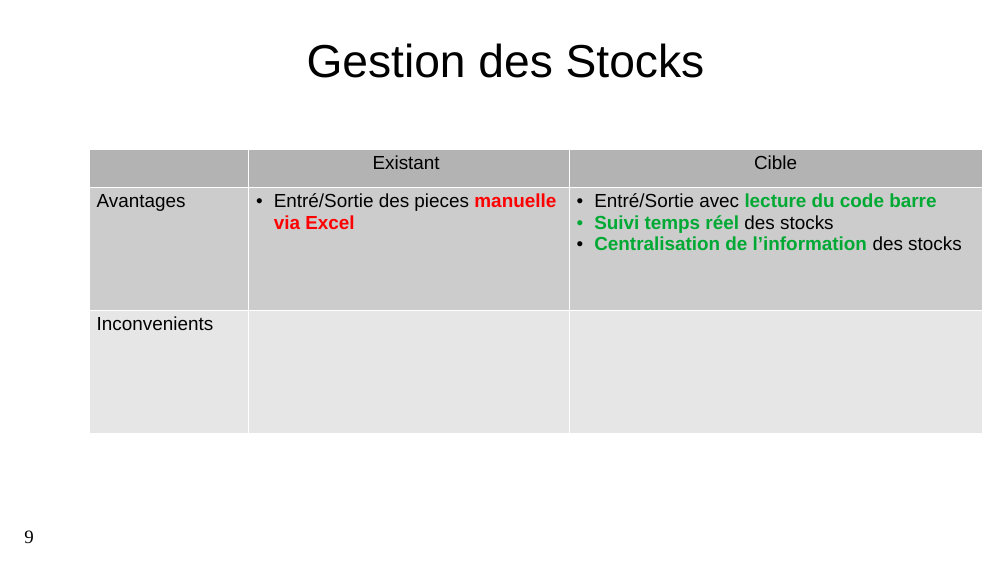
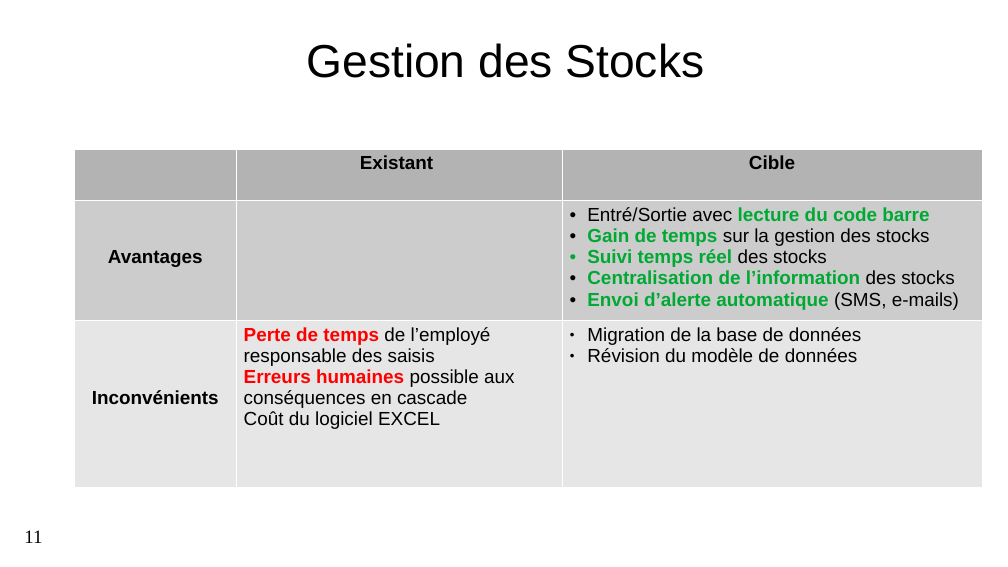
Before and after one commit to Lamessolo/ProjetLeadTech, a slide deck: slide 11 of P4_04_PresentationRecapitulatif.pptx (slide 9 before the commit). Drawn at 1008x567 pixels with LibreOffice and Linux fonts; fonts in the diff are those of the drawing; background and template pictures are left out. Boxes give left, top, right and bottom in pixels: in the first picture for what was removed or moved away, otherwise in the second. Text is boxed around its words. In the diff, an @@ line names an element or a change of style, - is before the commit and + after.

```diff
--- a/P4_04_PresentationRecapitulatif.pptx
+++ b/P4_04_PresentationRecapitulatif.pptx
@@ table at <box>74,149,982,487</box> @@
-row 2, column 2: Entré/Sortie des pieces manuelle via Excel
+row 2, column 2: 
-row 2, column 3: Entré/Sortie avec lecture du code barre / Suivi temps réel des stocks / Centralisation de l’information des stocks
+row 2, column 3: Entré/Sortie avec lecture du code barre / Gain de temps sur la gestion des stocks / Suivi temps réel des stocks / Centralisation de l’information des stocks / Envoi d’alerte automatique (SMS, e-mails)
-row 3: Inconvenients |  | 
+row 3: Inconvénients | Perte de temps de l’employé responsable des saisis / Erreurs humaines possible aux conséquences en cascade / Coût du logiciel EXCEL | Migration de la base de données / Révision du modèle de données
@@ bold on in "Existant", "Cible", "Avantages" @@
@@ alignment left to centre @@
@@ table: place and size @@
-table at <box>89,149,982,433</box>
+table at <box>74,149,982,487</box>
@@ page number at <box>24,530,42,543</box>: text changed @@
-9
+11
```
Also in this commit, not shown: 9 other slides changed, 10 slides added, 6 slides removed, 5 other files.
